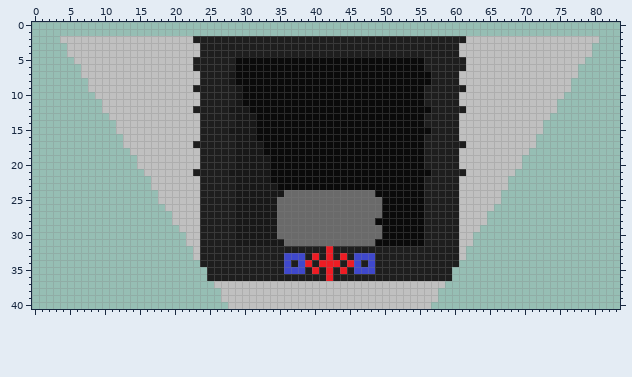
Edited in one commit: sprite sheet (Docs/ColorSample/落とし穴♡/output_image.png). The picture above was drawn from the file before the commit.
The file is 84x41 pixels.
After:
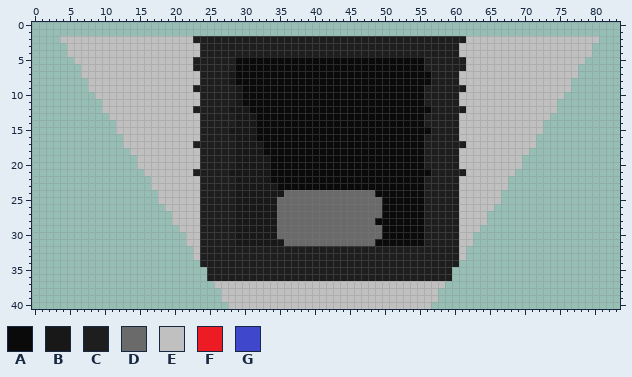
Palette (. is transparent): A #0a0a0a  B #181818  C #1e1e1e  D #6a6a6a  E #c0c0c0  F #ed1c24  G #3f48cc
The exact change:
@@ x 34..50 @@
 31 BBDDDDDDDDDDDDDAA
-32 CCCCCCCCFCCCCCCCC
-33 CCGGGCFCFCFCGGGCC
-34 CCGCGFCFFFCFGCGCC
-35 CCGGGCFCFCFCGGGCC
-36 CCCCCCCCFCCCCCCCC
+32 CCCCCCCCCCCCCCCCC
+33 CCCCCCCCCCCCCCCCC
+34 CCCCCCCCCCCCCCCCC
+35 CCCCCCCCCCCCCCCCC
+36 CCCCCCCCCCCCCCCCC
 37 EEEEEEEEEEEEEEEEE
Boxes around the changes in both pictures, in picture pixels (x1, y1, x2, y2):
changed: (284, 246, 375, 281)
